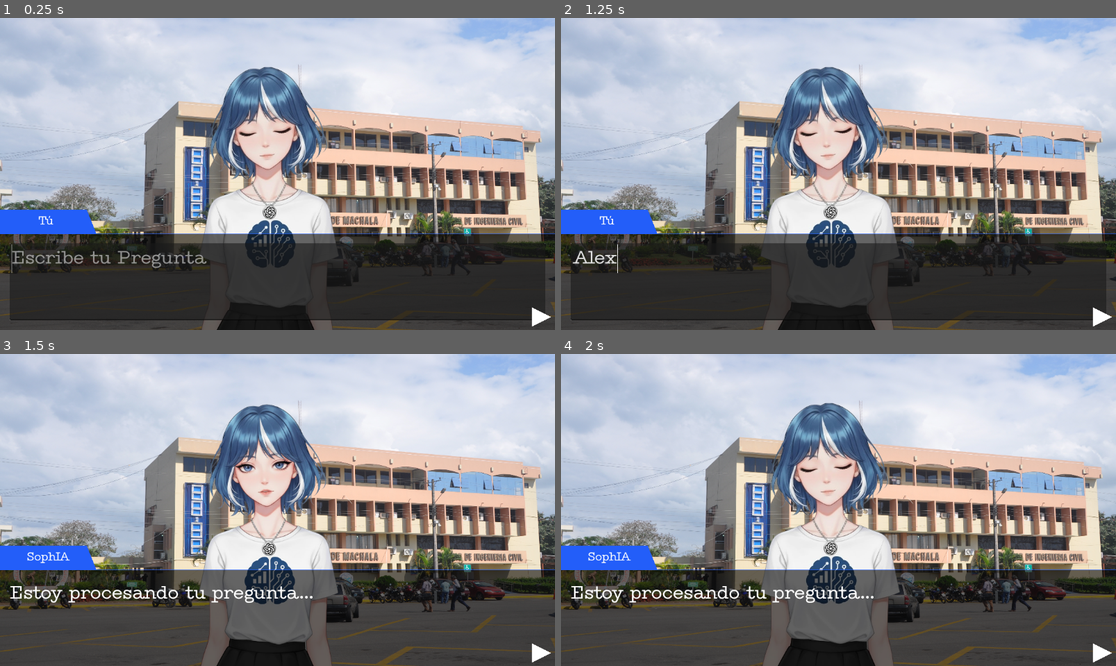
Above: before the commit, frames 1-4 (two rows, left to right).
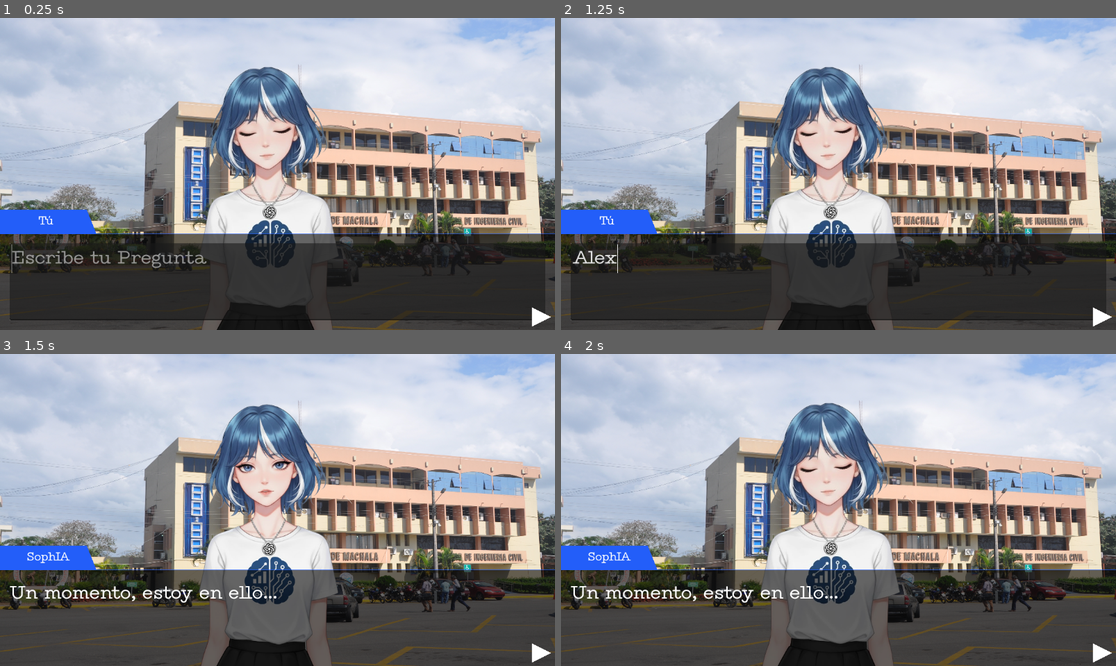
Above: after the commit, the same moments.

Repository: BryanMoreno11/Asistente_IA_Godot_Visual_Novel_Deepsek
Game: Godot game, scene res://scenes/control.tscn
The game is run twice, just before and just after one commit, with the same random seed, the same clock (stepped at 60 frames per second) and the same inputs.
Inputs (mouse positions are in pixels of both pictures, inside the frame that each line leads up to):
- Up to frame 1 (0.25 s): no input
- Up to frame 2 (1.25 s): click (838, 283) at 0.52 s; type "Alex" at 0.6 s
- Up to frame 3 (1.5 s): tap Enter (next_line) at 1.25 s; hold Enter (next_line) from 1.28 s (still down)
- Up to frame 4 (2 s): keep holding Enter (next_line)

Frames 1-2 are identical in both runs. In frame 3, 1.1% of the frame differs, in the area x 1-57%, y 74-80%; in frame 4, 1.1%.
Error before the commit: Invalid access to property or key 'answer' on a base object of type 'Nil'. (res://scripts/mainScene.gd:85)
Error after the commit: Invalid access to property or key 'answer' on a base object of type 'Nil'. (res://scripts/mainScene.gd:109)

Commit message:
Validación de entrada del usuario mediante REGEX

Diff:
--- a/scripts/mainScene.gd
+++ b/scripts/mainScene.gd
@@ -16,8 +16,31 @@
 var dialog_lines:Array[String]=[
 
 ]
-
-
+var regex = RegEx.new()
+var mensajes_espera = [
+"Estoy procesando tu pregunta...",
+"Analizando tu consulta...",
+"Buscando la mejor respuesta...",
+"Pensando en una solución...",
+"Procesando tu solicitud...",
+"Generando una respuesta...",
+"Consultando mis conocimientos...",
+"Elaborando una respuesta...",
+"Trabajando en tu pregunta...",
+"Preparando la información...",
+"Organizando mis ideas...",
+"Desarrollando la respuesta...",
+"Reflexionando sobre tu consulta...",
+"Evaluando las opciones...",
+"Construyendo la respuesta...",
+"Recopilando información...",
+"Formulando mi respuesta...",
+"Considerando tu pregunta...",
+"Preparando mi respuesta...",
+"Trabajando en ello...",
+"Un momento, estoy en ello...",
+"Ya casi tengo la respuesta..."
+]
 
 
 func process_current_line():
@@ -33,19 +56,20 @@
 	dialog_ui.text_edit.visible=false
 	dialog_ui.dialog_line.visible=true
 	dialog_ui.speaker_name.text="SophIA"
-	dialog_ui.dialog_line.text="Estoy procesando tu pregunta..."
+	dialog_ui.dialog_line.text=mensajes_espera[randi_range(0, len(mensajes_espera)-1)]
 	callApi()
 
 
 
 func _ready() -> void:
+	regex.compile("\\S+")
 	dialog_index=0
 	dialog_ui.speaker_name.text="Tú"
 	process_current_line()
 
 func _input(event):
 	if (event.is_action_pressed("next_line")):
-		if(conversationTurn==STATE.HUMAN):
+		if(conversationTurn==STATE.HUMAN and regex.search_all(dialog_ui.text_edit.text).size()>0):
 			process_human_dialog()
 		if(conversationTurn==STATE.AI):
 			if dialog_index== len (dialog_lines)-1 and len(dialog_lines)>0:
